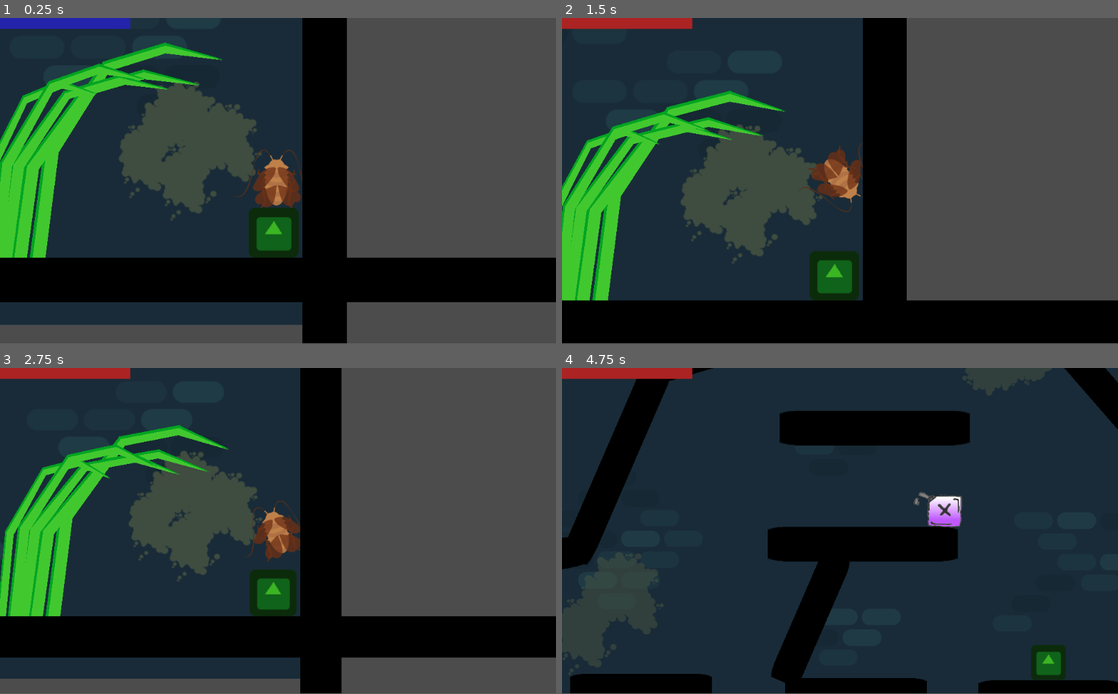
Above: before the commit, frames 1-4 (two rows, left to right).
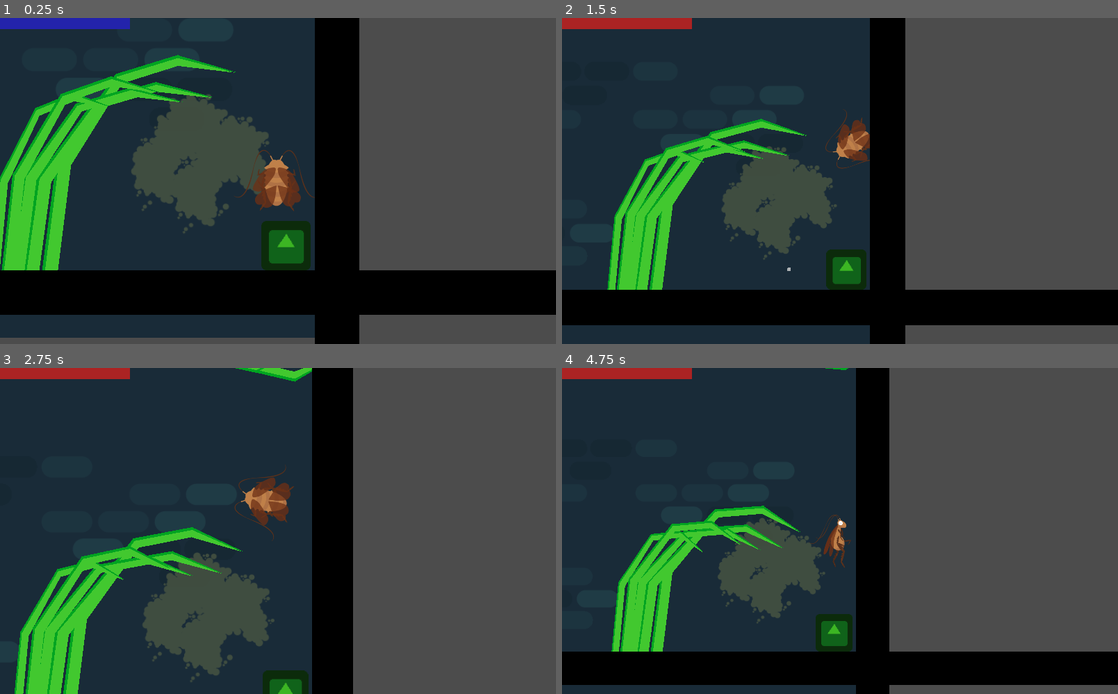
Above: after the commit, the same moments.

Repository: ChibiDenDen/Jook
Game: Godot game, scene res://Scenes/PhysicsGame.tscn
The game is run twice, just before and just after one commit, with the same random seed, the same clock (stepped at 60 frames per second) and the same inputs. The engine's default icon, where the game draws it, is replaced by a stand-in: a white triangle on a blue panel in a dark square.
Inputs (mouse positions are in pixels of both pictures, inside the frame that each line leads up to):
- Up to frame 1 (0.25 s): no input
- Up to frame 2 (1.5 s): move the mouse to (595, 278) at 0.52 s; hold Right (ui_right) from 0.53 s (still down); click (595, 278) at 0.67 s; tap Up (ui_up) at 0.77 s; move the mouse to (595, 304) at 1.27 s; click (595, 304) at 1.42 s
- Up to frame 3 (2.75 s): tap Up (ui_up) at 1.52 s; move the mouse to (0, 667) at 2.02 s; release Right (ui_right) at 2.03 s; hold Left (ui_left) from 2.03 s (still down); click (0, 667) at 2.17 s
- Up to frame 4 (4.75 s): move the mouse to (573, 638) at 2.77 s; release Left (ui_left) at 2.78 s; hold Right (ui_right) 2.78-4.28 s; click (573, 638) at 2.92 s; tap Up (ui_up) at 3.02, 3.77, 4.52 s; move the mouse to (617, 560) at 3.52 s; click (617, 560) at 3.67 s; move the mouse to (673, 482) at 4.27 s; hold Left (ui_left) from 4.28 s (still down)
The window is 800x468 before the commit and 800x469 after it. Grey fills any space a smaller window leaves; there, only what the larger window draws over its background counts as a difference.

The runs differ from the first frame. In frame 1, 23% of the frame differs, in the area x 0-100%, y 0-100%; in frame 2, 26%; in frame 3, 37%; in frame 4, 66%.

Commit message:
Improved camera movement

Diff:
--- a/Objects/CrashedPlayer/CrashedPlayer.tscn
+++ b/Objects/CrashedPlayer/CrashedPlayer.tscn
@@ -75,10 +75,17 @@
 [node name="CollisionShape2D" type="CollisionShape2D" parent="."]
 shape = SubResource( 1 )
 
-[node name="Camera2D" type="Camera2D" parent="."]
-current = true
-
 [node name="Tween" type="Tween" parent="."]
 
 [node name="AnimationPlayer" type="AnimationPlayer" parent="."]
 anims/walk = SubResource( 2 )
+
+[node name="Camera2D" type="Camera2D" parent="."]
+current = true
+zoom = Vector2( 0.7, 0.7 )
+drag_margin_h_enabled = true
+drag_margin_v_enabled = true
+drag_margin_left = 0.1
+drag_margin_top = 0.1
+drag_margin_right = 0.1
+drag_margin_bottom = 0.1
--- /dev/null
+++ b/Objects/Player/Anchor.gd
@@ -0,0 +1,15 @@
+extends Position2D
+
+onready var player = get_node("../PlayerFly")
+
+# Called when the node enters the scene tree for the first time.
+func _ready():
+	pass # Replace with function body.
+
+
+# Called every frame. 'delta' is the elapsed time since the previous frame.
+func _physics_process(delta):
+	var target = player.global_position
+	var target_pos_x = int(lerp(global_position.x, target.x, 0.2))
+	var target_pos_y = int(lerp(global_position.y, target.y, 0.2))
+	global_position = Vector2(target_pos_x, target_pos_y)
--- a/Objects/Player/Player.gd
+++ b/Objects/Player/Player.gd
@@ -4,6 +4,8 @@
 const CrashedPlayerScene := preload("res://Objects/CrashedPlayer/CrashedPlayer.tscn")
 const CrashedPlayer := preload("res://Objects/CrashedPlayer/CrashedPlayer.gd")
 const BoostFartsScene := preload("res://Objects/Particles/BoostFarts.tscn")
+
+onready var camera := get_node("../Anchor/Camera2D")
 
 # Declare member variables here. Examples:
 # var a = 2
@@ -19,6 +21,7 @@
 export var camera_zoom_speed := 1
 export var min_camera_zoom := 0.7
 export var max_camera_zoom := 2
+export var zoom_step_thresh := 0.4
 var last_camera_zoom : Vector2
 var target_camera_zoom : float = 1.0
 var last_applied_force : Vector2
@@ -46,16 +49,17 @@
 		fuel_progress.visible = false
 
 func set_camera_zoom(zoom : Vector2):
-	$Camera2D.zoom = zoom
+	camera.zoom = zoom
 
 func _process(delta):
 	var zoom_step = camera_zoom_speed * delta
-	if ($Camera2D.zoom.x > target_camera_zoom):
+	if (camera.zoom.x > target_camera_zoom):
 		zoom_step *= -1
 
-	var zoom_target = clamp($Camera2D.zoom.x + zoom_step, min_camera_zoom, max_camera_zoom) * Vector2.ONE
-	$Camera2D.zoom = lerp($Camera2D.zoom, Vector2.ONE * zoom_target, 0.25)
-	last_linear_velocity = linear_velocity
+	if (abs(abs(target_camera_zoom) - abs(camera.zoom.x)) >= zoom_step_thresh):
+		var zoom_target = clamp(camera.zoom.x + zoom_step, min_camera_zoom, max_camera_zoom) * Vector2.ONE
+		camera.zoom = lerp(camera.zoom, Vector2.ONE * zoom_target, 0.25)
+		last_linear_velocity = linear_velocity
 
 	fuel_progress.value = cur_fuel
 	if use_fuel and $BoostTimer.is_stopped() and !filling_fuel:
@@ -98,7 +102,7 @@
 		rotation_dir -= 1
 	applied_torque = rotation_dir * torque
 	target_camera_zoom = linear_velocity.length() / camera_zoom_scale
-	last_camera_zoom = $Camera2D.zoom
+	last_camera_zoom = camera.zoom
 
 func pickup_fuel():
 	cur_fuel = 50.0
@@ -110,10 +114,12 @@
 	if (last_linear_velocity - linear_velocity).length() > survivable_hit_force:
 		var crashed_player = CrashedPlayerScene.instance()
 		crashed_player.player = self
-		get_parent().call_deferred("add_child", crashed_player)
+		get_tree().current_scene.call_deferred("add_child", crashed_player)
 		crashed_player.global_position = global_position
 		crashed_player.camera_zoom = last_camera_zoom
 		crashed_player.call_deferred("on_start")
+		cur_fuel = max_fuel
+		fuel_progress.value = max_fuel
 		crashed = true
 		gravity_scale = 0
 		applied_force = Vector2(0, 0)
--- a/Objects/Player/Player.tscn
+++ b/Objects/Player/Player.tscn
@@ -72,8 +72,7 @@
 "values": [ 0, 7 ]
 }
 
-[node name="Player" type="RigidBody2D"]
-position = Vector2( 472, 265 )
+[node name="PlayerFly" type="RigidBody2D"]
 collision_mask = 2147483649
 contacts_reported = 10
 contact_monitor = true
@@ -87,10 +86,6 @@
 texture = ExtResource( 3 )
 vframes = 2
 hframes = 4
-
-[node name="Camera2D" type="Camera2D" parent="."]
-current = true
-zoom = Vector2( 0.7, 0.7 )
 
 [node name="BoostTimer" type="Timer" parent="."]
 wait_time = 3.0
--- a/Scenes/PhysicsGame.tscn
+++ b/Scenes/PhysicsGame.tscn
@@ -10,6 +10,7 @@
 [ext_resource path="res://Objects/RotatingObstacles.gd" type="Script" id=8]
 [ext_resource path="res://Resources/sewerbackground-01.png" type="Texture" id=9]
 [ext_resource path="res://Objects/Obstacles/Water/Water.tscn" type="PackedScene" id=10]
+[ext_resource path="res://Objects/Player/Anchor.gd" type="Script" id=11]
 
 [node name="PhysicsGame" type="Node2D"]
 
@@ -33,11 +34,19 @@
 z_index = -10
 texture = ExtResource( 9 )
 
-[node name="Player" parent="." instance=ExtResource( 1 )]
-position = Vector2( 1776, 784 )
-thrust = Vector2( 0, -300 )
-torque = 2500
-fuel_fill_time = 0.75
+[node name="Player" type="Node2D" parent="."]
+position = Vector2( 1760, 768 )
+
+[node name="PlayerFly" parent="Player" instance=ExtResource( 1 )]
+
+[node name="Anchor" type="Position2D" parent="Player"]
+script = ExtResource( 11 )
+
+[node name="Camera2D" type="Camera2D" parent="Player/Anchor"]
+current = true
+zoom = Vector2( 0.7, 0.7 )
+drag_margin_h_enabled = true
+drag_margin_v_enabled = true
 
 [node name="Walls" type="Node" parent="."]
 
--- a/project.godot
+++ b/project.godot
@@ -18,6 +18,10 @@
 config/name="Jook"
 run/main_scene="res://Scenes/PhysicsGame.tscn"
 config/icon="res://icon.png"
+
+[display]
+
+window/stretch/mode="2d"
 
 [input]
 
Not shown: 1 places in Scenes/PhysicsGame.tscn that only renumber resources
